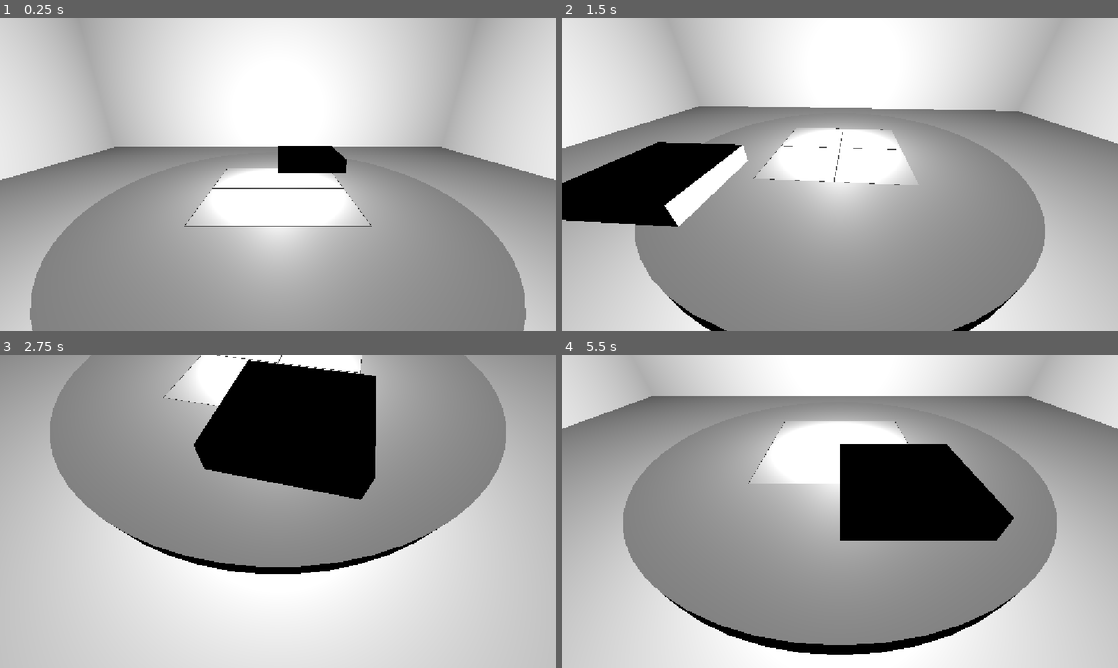
Above: before the commit, frames 1-4 (two rows, left to right).
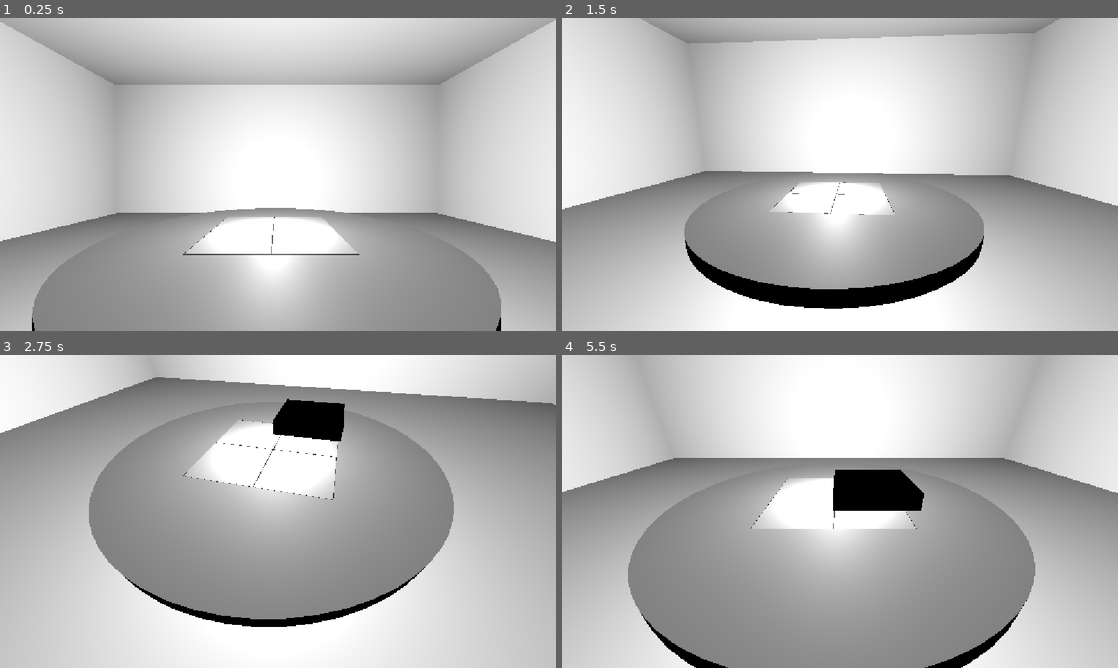
Above: after the commit, the same moments.

Repository: greywolfcode/TBD
Game: Godot game, scene res://areas/game.tscn
The game is run twice, just before and just after one commit, with the same random seed, the same clock (stepped at 60 frames per second) and the same inputs.
Inputs (mouse positions are in pixels of both pictures, inside the frame that each line leads up to):
- Up to frame 1 (0.25 s): no input
- Up to frame 2 (1.5 s): tap Enter at 0.5 s; move the mouse to (962, 158) at 0.52 s; hold D (rotate_right) 0.53-1.28 s; tap Mouse wheel up (zoom_in) at 0.6 s; tap Mouse wheel down (zoom_out) at 0.8, 1.35 s; move the mouse to (728, 190) at 1.27 s; hold S (tilt_down) from 1.28 s (still down)
- Up to frame 3 (2.75 s): tap Mouse wheel up (zoom_in) at 1.55, 2.1 s; move the mouse to (333, 442) at 2.02 s; release S (tilt_down) at 2.03 s; hold D (rotate_right) from 2.03 s (still down); tap Mouse wheel down (zoom_out) at 2.3 s
- Up to frame 4 (5.5 s): move the mouse to (812, 574) at 2.77 s; release D (rotate_right) at 2.78 s; hold W (tilt_up) 2.78-3.53 s; tap Mouse wheel down (zoom_out) at 2.85, 3.8, 4.35, 5.3 s; tap Mouse wheel up (zoom_in) at 3.05, 3.6, 4.55, 5.1 s; move the mouse to (1006, 558) at 3.52 s; hold A (rotate_left) 3.53-5.03 s; move the mouse to (673, 464) at 4.27 s; move the mouse to (867, 511) at 5.02 s; hold S (tilt_down) from 5.03 s (still down)

The runs differ from the first frame. In frame 1, 41% of the frame differs, in the area x 0-100%, y 0-100%; in frame 2, 50%; in frame 3, 45%; in frame 4, 44%.

Commit message:
Switch to SpringArm3D for zoom SpringArm3D provides a more flexible zoom than camera FOV does

Diff:
--- a/src/areas/game.tscn
+++ b/src/areas/game.tscn
@@ -6,13 +6,19 @@
 [ext_resource type="Script" uid="uid://dnj6034oivbs8" path="res://world/table/table.gd" id="4_3psbg"]
 [ext_resource type="PackedScene" uid="uid://dur34mf6no77" path="res://tiles/preview/tile_preview.tscn" id="5_o4u2g"]
 
+[sub_resource type="BoxShape3D" id="BoxShape3D_k7u66"]
+
 [node name="game" type="Node3D" unique_id=988747938]
 
 [node name="camara" type="Node3D" parent="." unique_id=1887004443]
 script = ExtResource("1_yhr22")
 
-[node name="Camera3D" type="Camera3D" parent="camara" unique_id=703318921]
-transform = Transform3D(1, 0, 0, 0, 0.9396927, 0.34202015, 0, -0.34202015, 0.9396927, 0, 1.411, 2.8439999)
+[node name="zoom" type="SpringArm3D" parent="camara" unique_id=72786353]
+transform = Transform3D(1, 0, 0, 0, 1, 0, 0, 0, 1, 0.07717568, 1.0569986, 2.3120706)
+shape = SubResource("BoxShape3D_k7u66")
+margin = 0.5
+
+[node name="Camera3D" type="Camera3D" parent="camara/zoom" unique_id=703318921]
 
 [node name="background" parent="." unique_id=345914287 instance=ExtResource("2_15ku6")]
 transform = Transform3D(1, 0, 0, 0, 1, 0, 0, 0, 1, 0, -2, 0)
--- a/src/camaras/play_camara.gd
+++ b/src/camaras/play_camara.gd
@@ -3,17 +3,20 @@
 const center: Vector3 = Vector3.ZERO
 var rotation_speed: float = 2.0
 var tilt_speed = deg_to_rad(1.0)
-var zoom_speed: float = 5.0
+var zoom_speed: float = 10.0
+var zoom_length: float = 1.0
+var zoom_target: float = 1.0
 var angle: float = 0.0
 var offset: Vector3
 
-@onready var camera: Camera3D = $Camera3D
+@onready var camera: Camera3D = $zoom/Camera3D
+@onready var zoom_arm: SpringArm3D = $zoom
 
 @export var max_rotation: float = 0.0
 @export var min_rotation: float = -60.0
 
-@export var max_zoom: float = 100
-@export var min_zoom: float = 40
+@export var max_zoom: float = 3
+@export var min_zoom: float = -3
 
 func _ready() -> void:
 	#set camera distance to origin
@@ -27,15 +30,19 @@
 		rotate_y(-1 * rotation_speed * delta)
 
 	if Input.is_action_pressed("tilt_up"):
-		if camera.rotation_degrees.x < max_rotation:
-			camera.rotate_x(tilt_speed)
+		if zoom_arm.rotation_degrees.x < max_rotation:
+			zoom_arm.rotate_x(tilt_speed)
 	elif Input.is_action_pressed("tilt_down"):
-		if camera.rotation_degrees.x > min_rotation:
-			camera.rotate_x(-1 * tilt_speed)
+		if zoom_arm.rotation_degrees.x > min_rotation:
+			zoom_arm.rotate_x(-1 * tilt_speed)
 
 	if Input.is_action_just_pressed("zoom_out"):
-		if camera.fov < max_zoom:
-			camera.fov += zoom_speed
+		if zoom_target < max_zoom:
+			zoom_target += zoom_length
 	elif Input.is_action_just_pressed("zoom_in"):
-		if camera.fov > min_zoom:
-			camera.fov -= zoom_speed
+		if zoom_target > min_zoom:
+			zoom_target -= zoom_length
+
+	#actually change zoom
+	if zoom_target != zoom_arm.spring_length:
+		zoom_arm.spring_length = lerp(zoom_arm.spring_length, zoom_target, zoom_speed * delta)
--- a/src/world/table/table.gd
+++ b/src/world/table/table.gd
@@ -10,7 +10,7 @@
 
 func _physics_process(delta: float) -> void:
 	var space_state = get_world_3d().direct_space_state
-	var cam = $"../camara/Camera3D"
+	var cam = $"../camara/zoom/Camera3D"
 	var mousepos = get_viewport().get_mouse_position()
 
 	var origin = cam.project_ray_origin(mousepos)
--- a/src/world/table/table.tscn
+++ b/src/world/table/table.tscn
@@ -17,6 +17,10 @@
 
 [sub_resource type="BoxShape3D" id="BoxShape3D_cvwby"]
 size = Vector3(5, 0, 5)
+
+[sub_resource type="CylinderShape3D" id="CylinderShape3D_03nct"]
+height = 0.1
+radius = 2.4404297
 
 [node name="table" type="Node3D" unique_id=983783951]
 
@@ -42,3 +46,8 @@
 shape = SubResource("BoxShape3D_cvwby")
 
 [node name="tiles" type="Node3D" parent="." unique_id=221248569]
+
+[node name="StaticBody3D" type="StaticBody3D" parent="." unique_id=80603684]
+
+[node name="CollisionShape3D" type="CollisionShape3D" parent="StaticBody3D" unique_id=612338212]
+shape = SubResource("CylinderShape3D_03nct")
